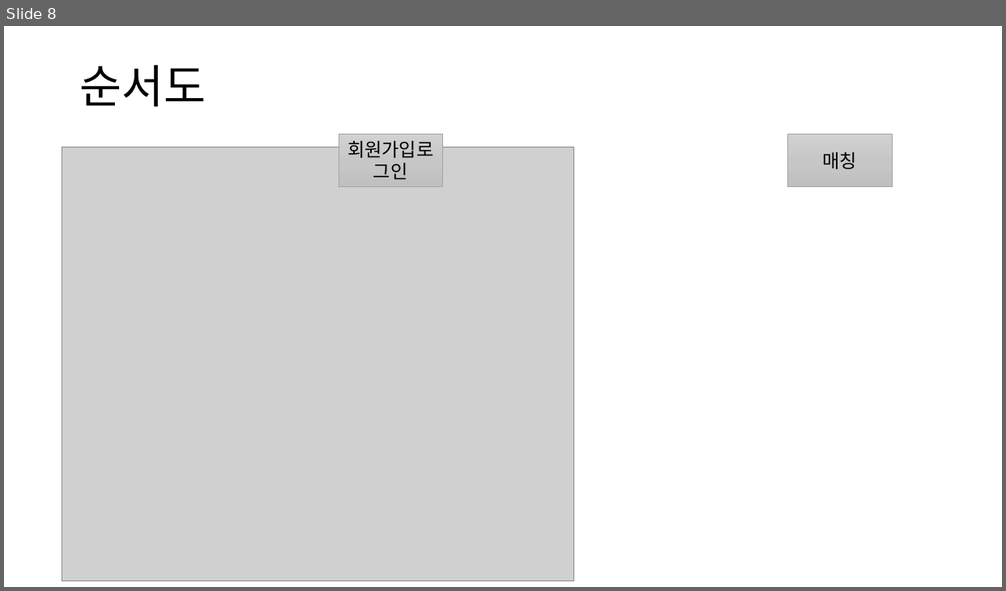
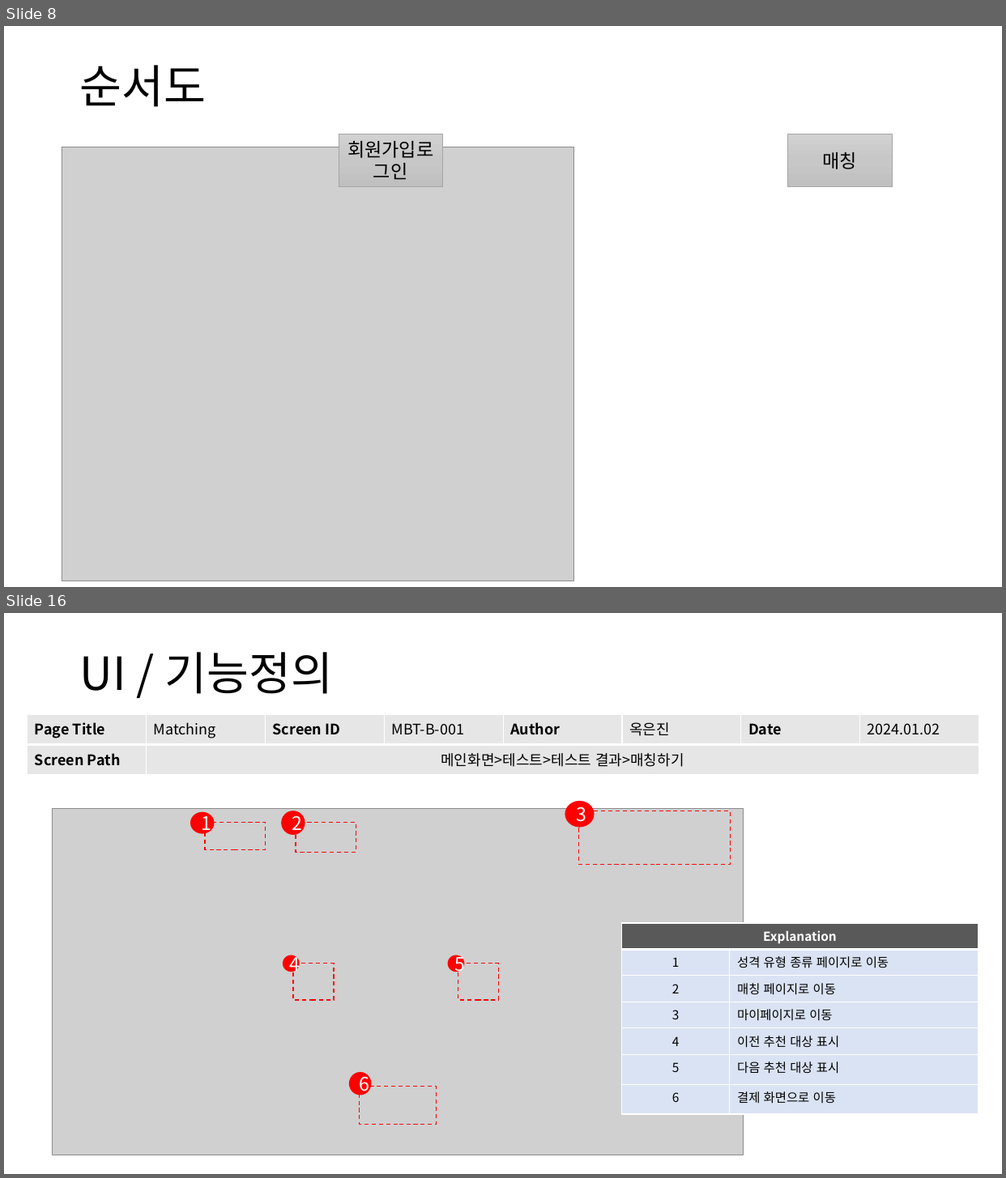
Before and after one commit to piepenie/NO6, a slide deck: MBTI 스토리보드.pptx. Shown one above the other, each under a label of ours: slide 8 before the commit, slides 8 and 16 after it; the slides between them are not shown. The pictures are 1006x591 and 1006x1178 pixels, drawn with LibreOffice and Linux fonts; fonts in the diff are those of the drawing; grey boxes stand for pictures. Boxes give left, top, right and bottom in pixels: in the first picture for what was removed or moved away, otherwise in the second. Text is boxed around its words. In the diff, an @@ line names an element or a change of style, - is before the commit and + after.

Commit message:
ui/function explanation

```diff
--- a/MBTI 스토리보드.pptx
+++ b/MBTI 스토리보드.pptx
@@ slide 16 added at (x1=4, y1=613, x2=1002, y2=1174), background #FFFFFF @@
@@ text added at (x1=80, y1=652, x2=334, y2=694), 44 pt, text #000000 @@
+UI / 기능정의
@@ table added at (x1=27, y1=714, x2=979, y2=775), 2 rows, 8 columns @@
+Page Title | Matching | Screen ID | MBT-B-001 | Author | 옥은진 | Date | 2024.01.02
+Screen Path | 메인화면>테스트>테스트 결과>매칭하기 |  |  |  |  |  | 
@@ table added at (x1=621, y1=924, x2=978, y2=1115), 7 rows, 2 columns @@
+Explanation | 
+1 | 성격 유형 종류 페이지로 이동
+2 | 매칭 페이지로 이동
+3 | 마이페이지로 이동
+4 | 이전 추천 대상 표시
+5 | 다음 추천 대상 표시
+6 | 결제 화면으로 이동
@@ group added at (x1=53, y1=801, x2=743, y2=1156): 6 rectangles, 6 ellipses, 1 picture @@
+1
+2
+3
+6
+5
+4
```
Also in this commit, not shown: 1 slide changed, 8 other slides added.
